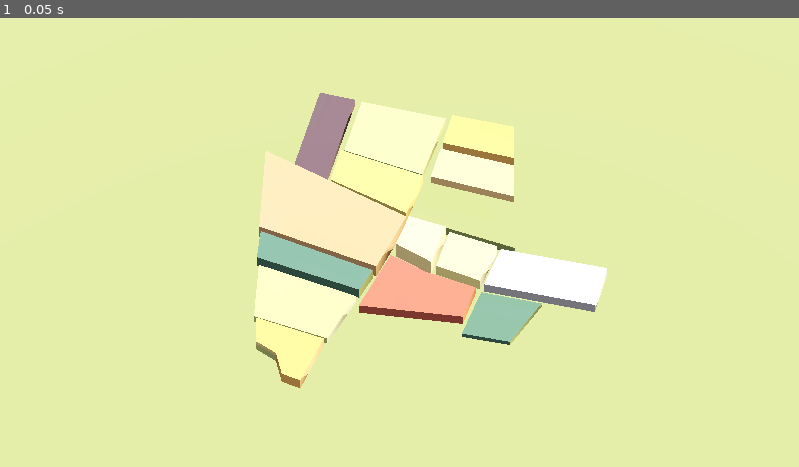
Above: before the commit, frame 1.
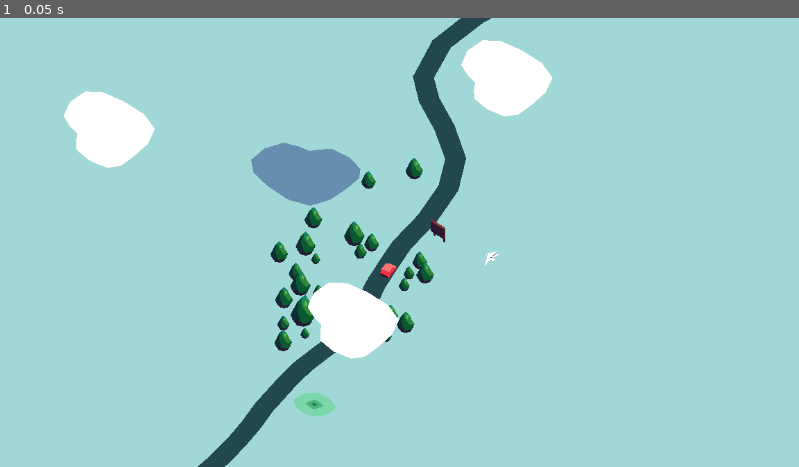
Above: after the commit, the same moment.

Repository: flatweb/gwj90Murat
Game: Godot game, scene res://alex_scene_test_00.tscn
The game is run twice, just before and just after one commit, with the same random seed, the same clock (stepped at 60 frames per second) and the same inputs. This scene is started directly instead of the project's main scene.
Inputs:
- Up to frame 1 (0.05 s): no input

The runs differ from the first frame. In frame 1, 100% of the frame differs, in the area x 0-100%, y 0-100%.

Commit message:
essai de shader dans alex_scene_test_00 + init /res/shaders et /res/palettes

Diff:
--- a/alex_scene_test_00.tscn
+++ b/alex_scene_test_00.tscn
@@ -1,6 +1,9 @@
 [gd_scene format=3 uid="uid://cr0ssyssyj0mo"]
 
+[ext_resource type="Shader" uid="uid://dxoam2gxv7m22" path="res://res/shaders/palette_quantization.gdshader" id="1_6ej1s"]
 [ext_resource type="PackedScene" uid="uid://buuoo3lsof2jq" path="res://res/modeles/Fields.glb" id="1_ue3ki"]
+[ext_resource type="Texture2D" uid="uid://dwhn7l570tbsk" path="res://res/palettes/twilioquest-76-1x.png" id="2_fxjpk"]
+[ext_resource type="PackedScene" uid="uid://lhp7pp4gimp0" path="res://res/modeles/route-foret.glb" id="4_ca8gt"]
 
 [sub_resource type="ProceduralSkyMaterial" id="ProceduralSkyMaterial_ue3ki"]
 sky_horizon_color = Color(0.66224277, 0.6717428, 0.6867428, 1)
@@ -12,21 +15,53 @@
 [sub_resource type="Environment" id="Environment_fxjpk"]
 background_mode = 2
 sky = SubResource("Sky_6ej1s")
-tonemap_mode = 2
+tonemap_mode = 3
+tonemap_exposure = 0.81
+ssao_enabled = true
 glow_enabled = true
+
+[sub_resource type="ShaderMaterial" id="ShaderMaterial_fxjpk"]
+shader = ExtResource("1_6ej1s")
+shader_parameter/palette = ExtResource("2_fxjpk")
 
 [node name="ALEX_scene-test_00" type="Node3D" unique_id=359381090]
 
-[node name="DirectionalLight3D" type="DirectionalLight3D" parent="." unique_id=1223088337]
-transform = Transform3D(-0.49769977, -0.6294306, 0.59675133, 0.102697276, 0.64041257, 0.7611341, -0.8612479, 0.44010103, -0.2540924, 2.8593621, 6.0961103, 0)
+[node name="SubViewportContainer" type="SubViewportContainer" parent="." unique_id=259772945]
+anchors_preset = 15
+anchor_right = 1.0
+anchor_bottom = 1.0
+grow_horizontal = 2
+grow_vertical = 2
+
+[node name="SubViewport" type="SubViewport" parent="SubViewportContainer" unique_id=1438840524]
+handle_input_locally = false
+size = Vector2i(1152, 648)
+render_target_update_mode = 4
+
+[node name="DirectionalLight3D" type="DirectionalLight3D" parent="SubViewportContainer/SubViewport" unique_id=1223088337]
+transform = Transform3D(-0.49769986, -0.6294306, 0.5967513, 0.10269729, 0.64041257, 0.76113397, -0.8612481, 0.44010103, -0.25409243, 2.8593621, 6.0961103, 0)
 shadow_enabled = true
 
-[node name="WorldEnvironment" type="WorldEnvironment" parent="." unique_id=336755514]
+[node name="WorldEnvironment" type="WorldEnvironment" parent="SubViewportContainer/SubViewport" unique_id=336755514]
 environment = SubResource("Environment_fxjpk")
 
-[node name="Fields" parent="." unique_id=86867860 instance=ExtResource("1_ue3ki")]
+[node name="PaletteShader" type="ColorRect" parent="SubViewportContainer/SubViewport" unique_id=423009126]
+material = SubResource("ShaderMaterial_fxjpk")
+anchors_preset = 15
+anchor_right = 1.0
+anchor_bottom = 1.0
+grow_horizontal = 2
+grow_vertical = 2
 
-[node name="Camera3D" type="Camera3D" parent="." unique_id=1268485501]
-transform = Transform3D(1, 0, 0, 0, 0.7071068, 0.7071068, 0, -0.7071068, 0.7071068, 0, 6.107171, 6.2522855)
+[node name="Fields" parent="SubViewportContainer/SubViewport" unique_id=86867860 instance=ExtResource("1_ue3ki")]
+visible = false
+
+[node name="route-foret" parent="SubViewportContainer/SubViewport" unique_id=1725506893 instance=ExtResource("4_ca8gt")]
+
+[node name="CameraRig" type="Node3D" parent="SubViewportContainer/SubViewport" unique_id=209147343]
+transform = Transform3D(0.73845536, 0, 0.6743024, 0, 1, 0, -0.6743024, 0, 0.73845536, 0, 0, 0)
+
+[node name="Camera3D" type="Camera3D" parent="SubViewportContainer/SubViewport/CameraRig" unique_id=1268485501]
+transform = Transform3D(1, 0, 0, 0, 0.7071068, 0.7071068, 0, -0.7071068, 0.7071068, 1.695, 14.747, 13.652)
 projection = 1
-size = 6.0
+size = 15.0
--- /dev/null
+++ b/res/shaders/palette_quantization.gdshader
@@ -0,0 +1,26 @@
+// Source - Kevin Makes Games : https://www.youtube.com/watch?v=Q_9mI3jMVOM
+// https://gist.github.com/kevinthompson/2b91a16c38734163f34e698e7808c366
+
+shader_type canvas_item;
+
+uniform sampler2D palette : hint_default_transparent;
+uniform sampler2D screen_texture : hint_screen_texture, repeat_disable, filter_nearest;
+
+void fragment(){
+  int palette_size = textureSize(palette, 0).x;
+  vec4 color = texture(screen_texture, SCREEN_UV);
+  vec4 new_color = vec4(.0);
+
+  for (int i = 0; i < palette_size; i++) {
+    float color_uv_width = 1.0 / float(palette_size);
+    float palette_uv_x = color_uv_width * (float(i) + 0.5);
+    float palette_uv_y = 0.5;
+
+    vec4 palette_color = texture(palette, vec2(palette_uv_x, palette_uv_y));
+    if (distance(palette_color, color) < distance(new_color, color)) {
+      new_color = palette_color;
+    }
+  }
+
+  COLOR = new_color;
+}
Binary file added: res/modeles/route-foret.glb
Not shown, added: res/modeles/route-foret.glb.import
Binary file added: res/modeles/route-foret_Bootstrap5-palette.png
Not shown, added: res/modeles/route-foret_Bootstrap5-palette.png.import
Binary file added: res/palettes/blk-36-1x.png
Not shown, added: res/palettes/blk-36-1x.png.import
Binary file added: res/palettes/resurrect-64-1x.png
Not shown, added: res/palettes/resurrect-64-1x.png.import
Binary file added: res/palettes/twilioquest-76-1x.png
Not shown, added: res/palettes/twilioquest-76-1x.png.import
Not shown, added: res/shaders/palette_quantization.gdshader.uid
